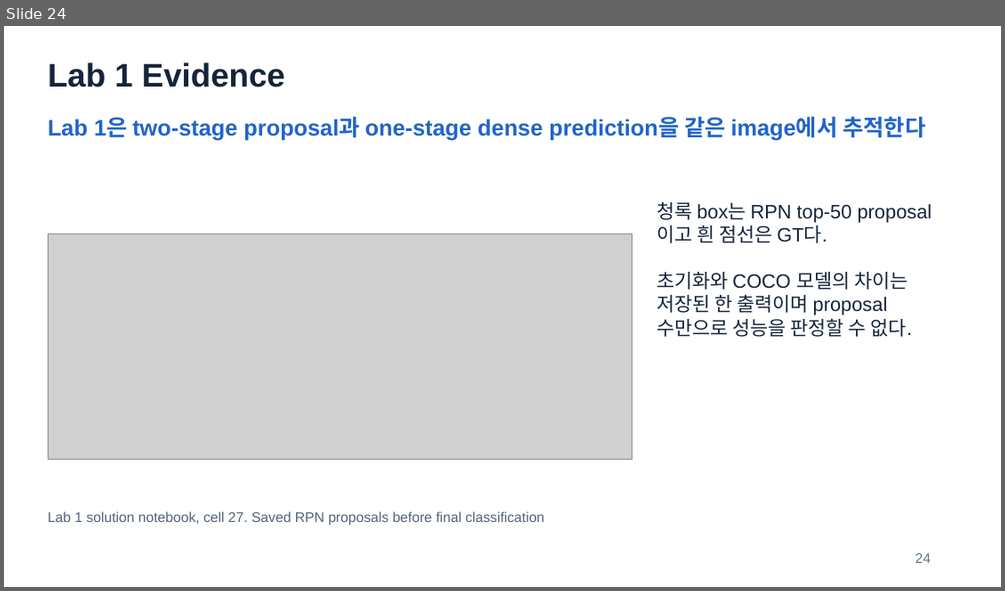
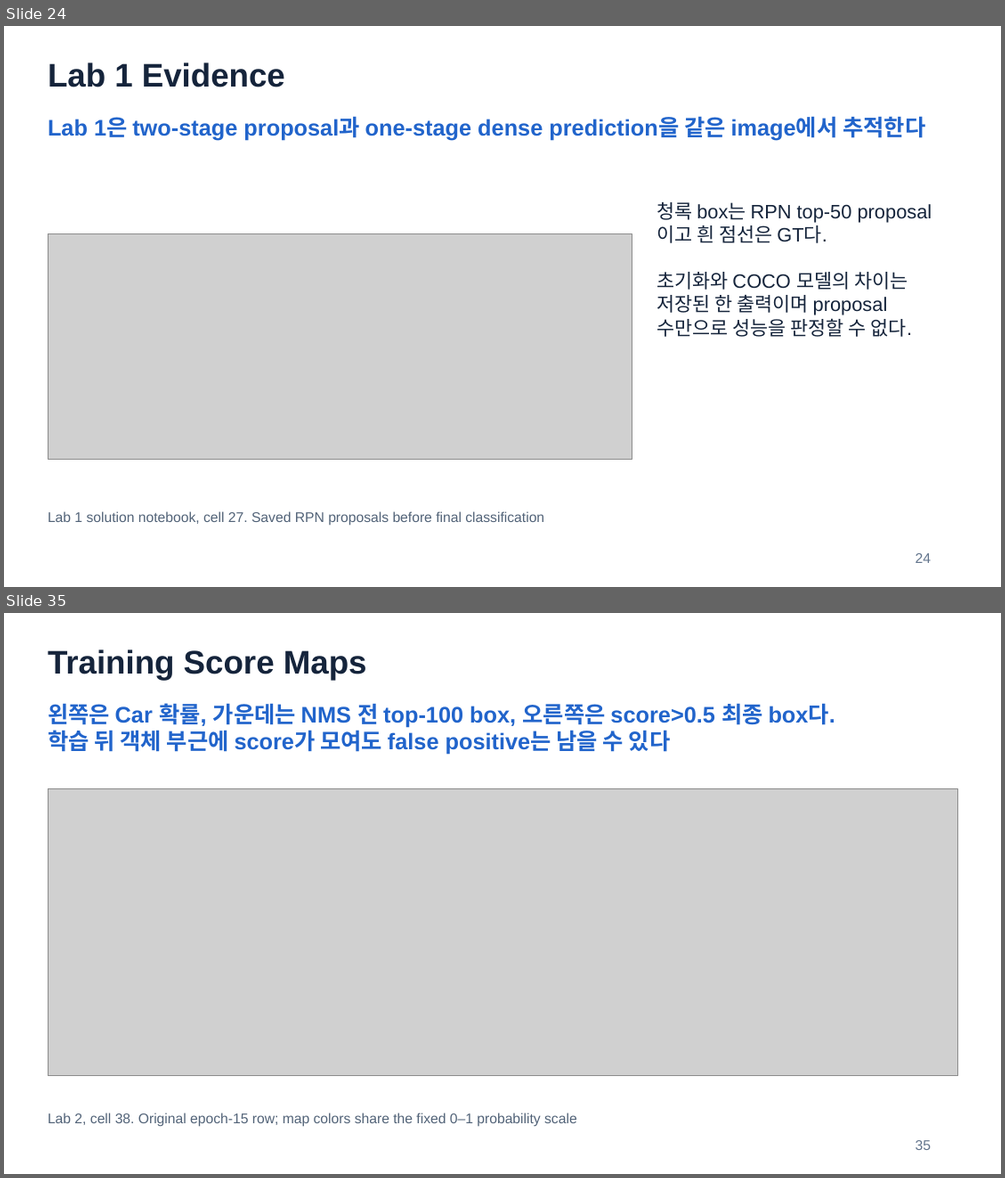
Before and after one commit to HyeonWooNa0861/HyeonWooNa0861.github.io, a slide deck: assets/presentations/study/autonomous-driving/adc-midterm-review-slides.pptx. Shown one above the other, each under a label of ours: slide 24 before the commit, slides 24 and 35 after it; the slides between them are not shown. The pictures are 1005x591 and 1005x1178 pixels, drawn with LibreOffice and Linux fonts; fonts in the diff are those of the drawing; grey boxes stand for pictures. Boxes give left, top, right and bottom in pixels: in the first picture for what was removed or moved away, otherwise in the second. Text is boxed around its words. In the diff, an @@ line names an element or a change of style, - is before the commit and + after.

```diff
--- a/assets/presentations/study/autonomous-driving/adc-midterm-review-slides.pptx
+++ b/assets/presentations/study/autonomous-driving/adc-midterm-review-slides.pptx
@@ slide 35 added at (x1=4, y1=613, x2=1001, y2=1174), background #FFFFFF @@
@@ text added at (x1=48, y1=649, x2=367, y2=680), 31.5 pt, text #15243B, bold @@
+Training Score Maps
@@ text added at (x1=48, y1=703, x2=835, y2=755), 21.8 pt, text #2164CB, bold @@
+왼쪽은 Car 확률, 가운데는 NMS 전 top-100 box, 오른쪽은 score>0.5 최종 box다.
+학습 뒤 객체 부근에 score가 모여도 false positive는 남을 수 있다
@@ picture added at (x1=48, y1=788, x2=957, y2=1076) @@
@@ text added at (x1=48, y1=1112, x2=577, y2=1127), 13.5 pt, text #526378 @@
+Lab 2, cell 38. Original epoch-15 row; map colors share the fixed 0–1 probability scale
@@ text added at (x1=915, y1=1140, x2=930, y2=1150), 13.5 pt, text #62748C @@
+35
```
Also in this commit, not shown: 2 slides changed, 10 other slides added, 2 other files.
